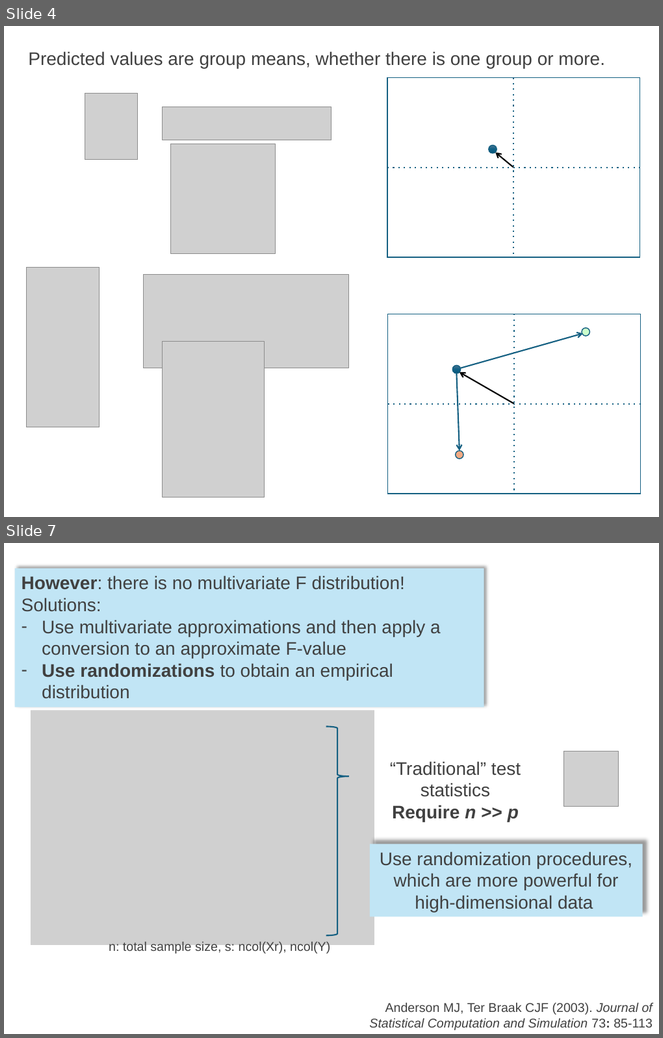
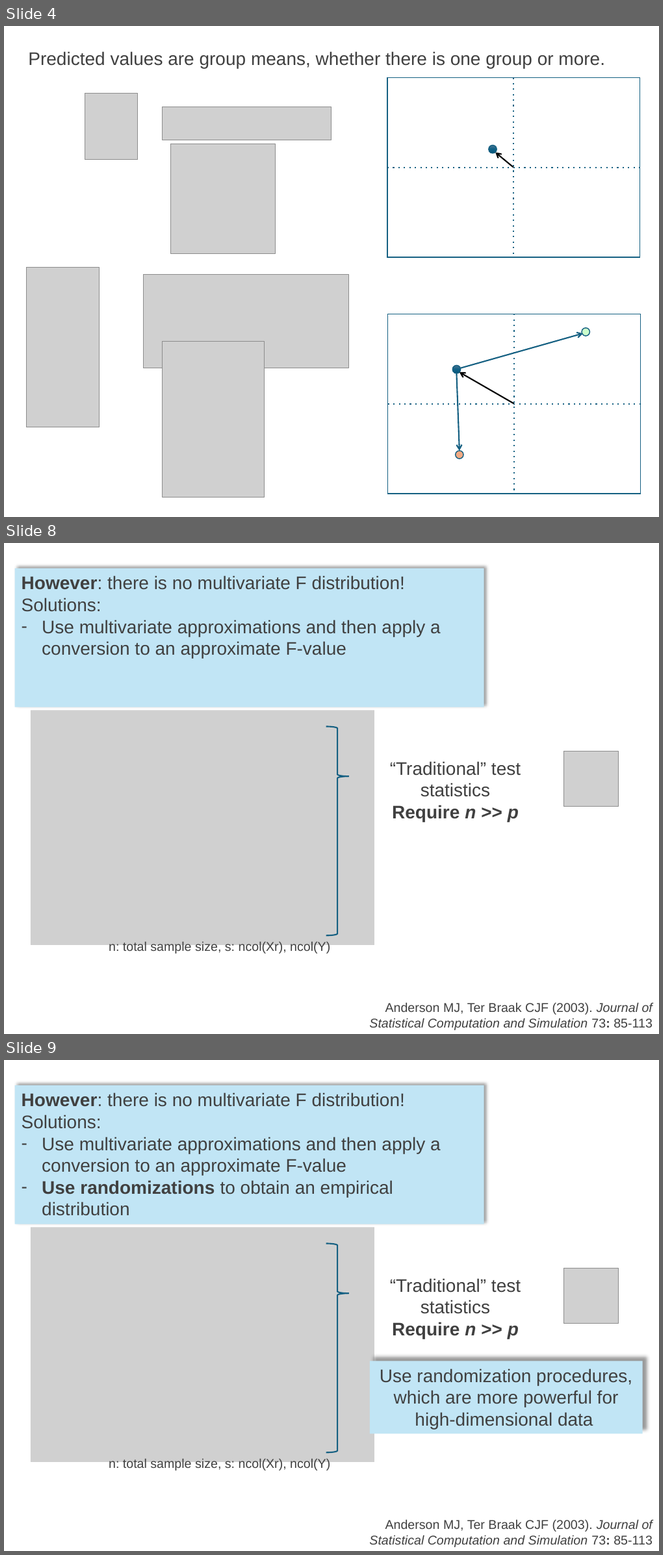
Before and after one commit to PhenoEvo/phenoevo.github.io, a slide deck: GMcourse/Lectures/LectureData/04.groupdifferences/stats/stat slides.pptx. Shown one above the other, each under a label of ours: slides 4 and 7 before the commit, slides 4, 8 and 9 after it; the slides between them are not shown. The pictures are 663x1038 and 663x1555 pixels, drawn with LibreOffice and Linux fonts; fonts in the diff are those of the drawing; grey boxes stand for pictures. Boxes give left, top, right and bottom in pixels: in the first picture for what was removed or moved away, otherwise in the second. Text is boxed around its words. In the diff, an @@ line names an element or a change of style, - is before the commit and + after.

```diff
--- a/GMcourse/Lectures/LectureData/04.groupdifferences/stats/stat slides.pptx
+++ b/GMcourse/Lectures/LectureData/04.groupdifferences/stats/stat slides.pptx
@@ slide 8 added at (x1=4, y1=543, x2=659, y2=1034), background #FFFFFF @@
@@ rectangle added at (x1=15, y1=568, x2=484, y2=707), fill #C1E5F5, 20 pt, text #404040 @@
+However: there is no multivariate F distribution! Solutions:
+– Use multivariate approximations and then apply a conversion to an approximate F-value
@@ picture added at (x1=31, y1=710, x2=375, y2=945) @@
@@ right brace added at (x1=326, y1=726, x2=349, y2=936), outline #156082 1.5 pt @@
@@ picture added at (x1=564, y1=752, x2=619, y2=806) @@
@@ text added at (x1=390, y1=761, x2=521, y2=822), 20 pt, text #404040 @@
+“Traditional” test statistics
+Require n >> p
@@ text added at (x1=109, y1=941, x2=330, y2=954), 14 pt, text #404040 @@
+n: total sample size, s: ncol(Xr), ncol(Y)
@@ text added at (x1=369, y1=1003, x2=653, y2=1031), 14 pt, text #404040, italic @@
+Anderson MJ, Ter Braak CJF (2003). Journal of Statistical Computation and Simulation 73: 85-113
@@ what was slide 7 is now slide 9 @@
```
Also in this commit, not shown: 4 slides changed, 1 other slide added, 11 other files.
